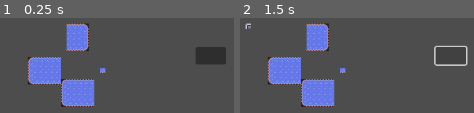
Above: before the commit, frames 1-2 (left to right).
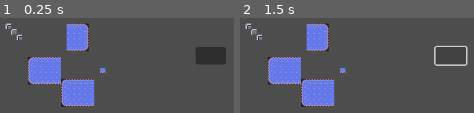
Above: after the commit, the same moments.

Repository: alexanderono7/forest-fires-godot
Game: Godot game, scene res://main.tscn
Two runs of this game, one before a commit and one after it. Both use one fixed random seed, a clock stepped at 60 frames per second and the inputs below. The project has no main scene, so this scene is started directly.
Inputs (mouse positions are in pixels of both pictures, inside the frame that each line leads up to):
- Up to frame 1 (0.25 s): no input
- Up to frame 2 (1.5 s): click (450, 56) at 0.5 s; click (450, 56) at 1.25 s

The runs differ from the first frame. In frame 1, 0.4% of the frame differs, in the area x 2-10%, y 5-24%; in frame 2, 0.3%.

Commit message:
modify cell from main.gd

Diff:
--- a/main.gd
+++ b/main.gd
@@ -1,7 +1,13 @@
 extends Node2D
 
 func _ready():
+	print("bruh!")
+	var width = 4
+	var height = 4
+	self.get_child(0).set_cell(Vector2(3,3),0,Vector2(0,0),0)
+	self.get_child(0).set_cell(Vector2(1,1),0,Vector2(0,0),0)
+	self.get_child(0).set_cell(Vector2(2,2),0,Vector2(0,0),0)
+
+
+func _process(delta = 0.1):
 	pass
-
-func _process(delta):
-	pass
Not shown, changed: .gitignore
